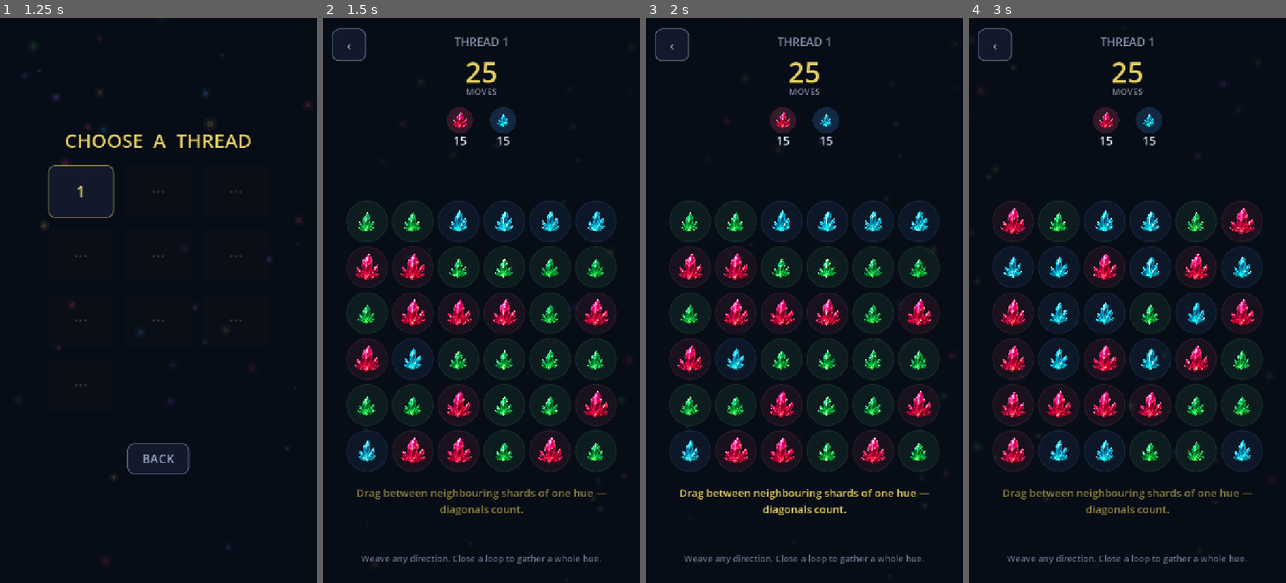
Above: before the commit, frames 1-4 (left to right).
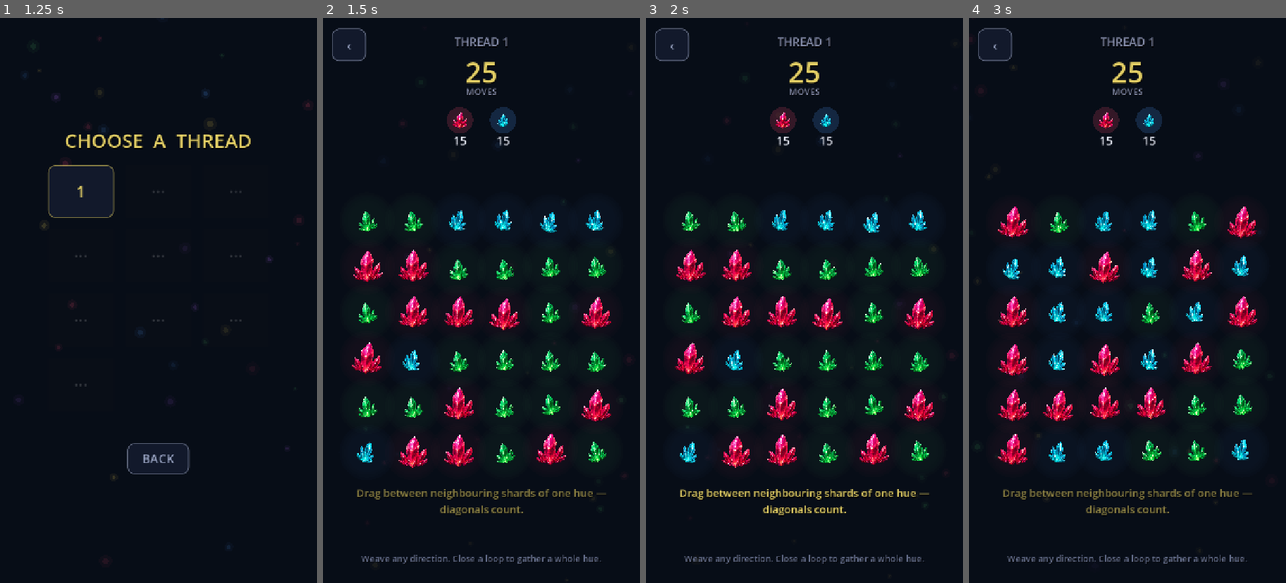
Above: after the commit, the same moments.

Repository: humeurworld-hash/fuse-drift
Game: Godot game, scene res://scenes/Menu.tscn
The game is run twice, just before and just after one commit, with the same random seed, the same clock (stepped at 60 frames per second) and the same inputs.
Inputs:
- Up to frame 1 (1.25 s): click "WEAVE" at 0.5 s
- Up to frame 2 (1.5 s): click "1" at 1.25 s
- Up to frame 3 (2 s): no input
- Up to frame 4 (3 s): click "‹" at 2 s; click "1" at 2.75 s

Frame 1 is identical in both runs. In frame 2, 5.5% of the frame differs, in the area x 9-91%, y 34-80%; in frame 3, 5.5%; in frame 4, 5.9%, in the area x 9-91%, y 33-80%.

Commit message:
Stop the board reading as a match-3: focus dimming, per-hue silhouettes
Mirrors the echoveil-dots/ subfolder branch: sockets removed, shards drift
in the veil with per-hue silhouettes, and the board dims around the thread
while weaving.

Co-Authored-By: Claude Opus 5 <noreply@anthropic.com>
Claude-Session: https://claude.ai/code/session_01GbJ5FdcyKN2fnKv4j382Ur

Diff:
--- a/scripts/dot.gd
+++ b/scripts/dot.gd
@@ -1,16 +1,31 @@
 extends Node2D
 class_name MourkDot
 
-# One shard of Mourk on the board — drawn with the crystal art from
-# Fuse: Mourk Run, over a soft hue glow.
+# One shard of Mourk on the board.
+#
+# The art is a single crystal cluster, so each hue is given its own tilt,
+# scale and handedness — otherwise five recolours of one silhouette read as
+# a jewel-matching game rather than five different feelings. Shards also
+# drift and breathe slightly so they hang in the veil instead of sitting in
+# sockets.
+#
 #   veiled    — shrouded grey; cannot be woven until the veil is lifted
-#   resonant  — prismatic; joins a thread of any hue
+#   resonant  — prismatic; a thread may change hue through it
 #   echo_timer— > 0 marks an echo shard: counts down each move and, at zero,
 #               rewinds its neighbours' hues (handled by the board)
 
 const RADIUS := 30.0    # logical pick radius (input feel)
-const ART := 96.0       # on-screen size of the crystal art
+const ART := 108.0      # on-screen size of the crystal art
 const ECHO_START := 5
+
+# Per-hue signature: tilt (rad), scale, mirrored.
+const HUE_FORM := [
+	{ "rot":  0.00, "scale": 1.06, "flip": false },  # Ember    — upright, largest
+	{ "rot":  0.34, "scale": 0.88, "flip": true  },  # Sorrow   — leaning, small
+	{ "rot": -0.22, "scale": 0.97, "flip": false },  # Verdant  — steady
+	{ "rot":  0.13, "scale": 0.82, "flip": true  },  # Radiance — compact, bright
+	{ "rot": -0.46, "scale": 1.00, "flip": false },  # Umbral   — sharply canted
+]
 
 var color_idx := 0
 var veiled := false
@@ -18,12 +33,35 @@
 var echo_timer := 0
 var cell := Vector2i.ZERO
 
+var _phase := 0.0
+var _jitter := 0.0
+var _focus := 1.0
+
+
+func _ready() -> void:
+	_phase = randf() * TAU
+	_jitter = randf_range(-0.07, 0.07)
+	set_process(true)
+
+
+func _process(delta: float) -> void:
+	_phase += delta * 0.8
+	queue_redraw()
+
 
 func setup(p_color: int, p_cell: Vector2i, p_veiled := false) -> void:
 	color_idx = p_color
 	cell = p_cell
 	veiled = p_veiled
 	queue_redraw()
+
+
+func set_focus(v: float) -> void:
+	if is_equal_approx(_focus, v):
+		return
+	_focus = v
+	var tw := create_tween()
+	tw.tween_property(self, "modulate", Color(1, 1, 1, v), 0.14)
 
 
 func unveil() -> void:
@@ -49,31 +87,46 @@
 
 
 func _draw() -> void:
+	var form: Dictionary = HUE_FORM[color_idx % HUE_FORM.size()]
+	var bob := sin(_phase) * 3.2
+	var sway := cos(_phase * 0.7) * 0.03
+	var sc: float = form.scale
 	var rect := Rect2(-ART * 0.5, -ART * 0.5, ART, ART)
+
+	# Aura first, so it sits behind the crystal — drawn over it, even a faint
+	# circle reads as a hard-edged socket. Stacked rings fake a soft falloff.
+	if not veiled and not resonant:
+		var aura: Color = G.DOT_COLORS[color_idx]
+		for i in 5:
+			var t := float(i) / 5.0
+			aura.a = 0.016 * (1.0 - t)
+			draw_circle(Vector2(0, bob), RADIUS * (2.1 - t * 1.0), aura)
+
+	# Suspended in the veil: drift, sway, and a per-hue silhouette.
+	draw_set_transform(Vector2(0, bob), form.rot + _jitter + sway,
+		Vector2(-sc if form.flip else sc, sc))
+
 	if veiled:
-		# Grey shroud: the crystal is visible but drained of feeling.
-		var tex: Texture2D = G.SHARD_TEXTURES[color_idx]
-		draw_circle(Vector2.ZERO, RADIUS * 1.15, Color(0, 0, 0, 0.35))
-		draw_texture_rect(tex, rect, false, Color(0.40, 0.42, 0.52, 0.85))
-		draw_arc(Vector2.ZERO, RADIUS * 1.25, 0.0, TAU, 40, G.VEIL_COLOR, 3.0)
+		draw_texture_rect(G.SHARD_TEXTURES[color_idx], rect, false,
+			Color(0.34, 0.36, 0.46, 0.8))
+		draw_set_transform(Vector2.ZERO, 0.0, Vector2.ONE)
+		draw_arc(Vector2.ZERO, RADIUS * 1.2, 0.0, TAU, 40, G.VEIL_COLOR, 2.5)
 		return
+
 	if resonant:
-		# Prismatic: an icy-white crystal ringed by every hue.
-		draw_circle(Vector2.ZERO, RADIUS * 1.6, Color(0.9, 0.93, 1.0, 0.08))
-		draw_texture_rect(G.SHARD_TEXTURES[1], rect, false, Color(1.6, 1.6, 1.7))
+		draw_texture_rect(G.SHARD_TEXTURES[1], rect, false, Color(1.7, 1.7, 1.8))
+		draw_set_transform(Vector2.ZERO, 0.0, Vector2.ONE)
 		var n := G.DOT_COLORS.size()
 		for i in n:
 			var a0 := TAU * float(i) / float(n) - TAU * 0.25
-			draw_arc(Vector2.ZERO, RADIUS * 1.28, a0, a0 + TAU / float(n) * 0.8,
+			draw_arc(Vector2.ZERO, RADIUS * 1.24, a0, a0 + TAU / float(n) * 0.78,
 				10, G.DOT_COLORS[i], 3.0)
 		return
-	# Faint hue halo — just enough to lift the crystal off the dark veil.
-	var glow: Color = G.DOT_COLORS[color_idx]
-	glow.a = 0.07
-	draw_circle(Vector2.ZERO, RADIUS * 1.6, glow)
+
 	draw_texture_rect(G.SHARD_TEXTURES[color_idx], rect, false)
+	draw_set_transform(Vector2.ZERO, 0.0, Vector2.ONE)
+
 	if echo_timer > 0:
-		# Echo badge: a small clock-like disc with the countdown.
 		var bpos := Vector2(RADIUS * 0.85, -RADIUS * 0.85)
 		draw_circle(bpos, 14.0, Color(0.06, 0.08, 0.14, 0.92))
 		draw_arc(bpos, 14.0, 0.0, TAU, 24, Color(0.72, 0.42, 1.00), 2.5)
--- a/scripts/game.gd
+++ b/scripts/game.gd
@@ -88,18 +88,28 @@
 	_build_hud(vp)
 	_fill_board()
 	_refresh_hud()
-	queue_redraw()   # cell sockets
+	# no sockets: shards hang in the veil, not in slots
 	if level_def.has("note"):
 		_show_banner(level_def.note, 4.5)
 
 
-func _draw() -> void:
-	# Etched sockets beneath the shards — the veil's loom.
-	for c in COLS:
-		for r in ROWS:
-			var p := _cell_pos(Vector2i(c, r))
-			draw_arc(p, CELL * 0.44, 0.0, TAU, 40, Color(0.30, 0.34, 0.46, 0.16), 2.0)
-			draw_circle(p, 2.0, Color(0.30, 0.34, 0.46, 0.22))
+func _update_focus() -> void:
+	# The thread is the hero: while weaving, everything that can't join it
+	# falls back into the veil. Without this the board reads as a wall of gems.
+	for c in COLS:
+		for r in ROWS:
+			var d: MourkDot = grid[c][r]
+			if d == null:
+				continue
+			var target := 1.0
+			if dragging:
+				if path.has(Vector2i(c, r)):
+					target = 1.0
+				elif not d.veiled and _may_weave(d):
+					target = 0.82
+				else:
+					target = 0.30
+			d.set_focus(target)
 
 
 # ── Setup ─────────────────────────────────────────────────────────────────────
@@ -217,6 +227,7 @@
 	_recompute_thread()
 	drag_pos = pos
 	d.bump()
+	_update_focus()
 	line_layer.queue_redraw()
 
 
@@ -233,6 +244,7 @@
 				path.pop_back()
 				loop_closed = _path_has_repeat()
 				_recompute_thread()
+				_update_focus()
 			elif not loop_closed and _adjacent(cell, last):
 				var d: MourkDot = _dot_at(cell)
 				if d != null and not d.veiled and _may_weave(d):
@@ -250,6 +262,7 @@
 					if closes:
 						loop_closed = true
 						_pulse_hue(thread_color)
+					_update_focus()
 	line_layer.queue_redraw()
 
 
@@ -257,6 +270,7 @@
 	if not dragging:
 		return
 	dragging = false
+	_update_focus()
 	if path.size() < 2:
 		path.clear()
 		line_layer.queue_redraw()
Not shown, changed: README.md
